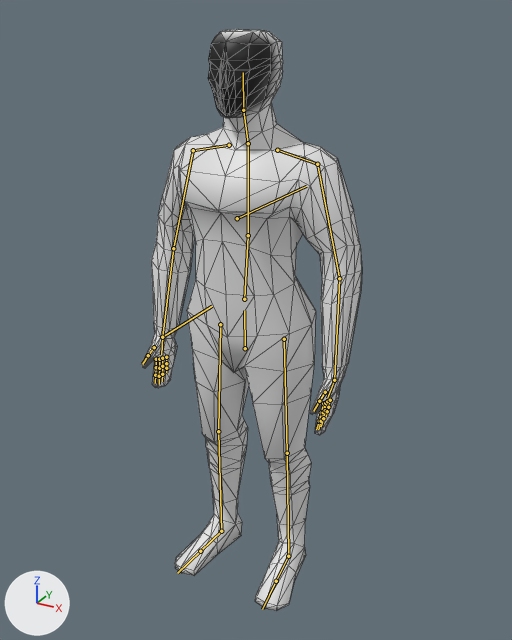
Two versions of the glTF model characters/humanoid_basemesh.glb, one commit apart.
Before and after are seen from a camera (50 mm lens) standing at (1.008, -1.761, 1.85) and looking at (0.05, -0.02, 0.979). Lighting does not change. The marker at lower left points along +X, +Y and +Z. The first picture is the older version. The bones that change, and the others that lie on the model, are drawn over the model as lines. Mesh edges are drawn as thin lines.

The first picture shows 'Basemesh', 'Headmesh'.
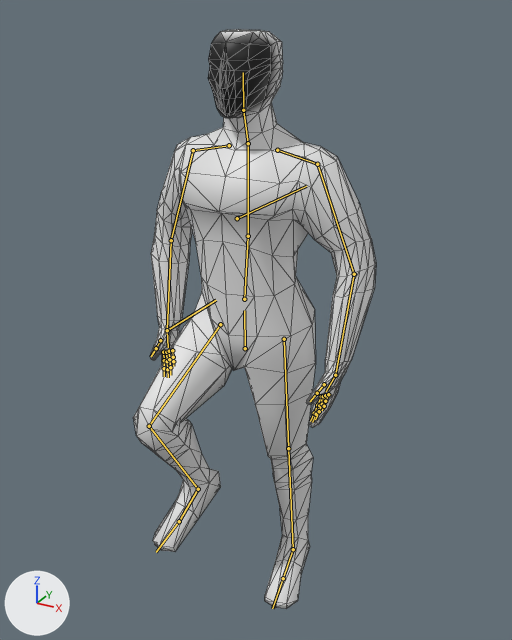
The newer file adds an action. The first version stands in its rest pose; the second is drawn at frame 38 of the action 'walk_forward'.

The change in detail:
Bone 'Arm_Upper.L' (bone_arm_upper_l) turns from (0, 0, 0) to (-5, 4, 6) degrees about its own x, y and z.
Bone 'Arm_Lower.L' (bone_arm_lower_l) turns from (0, 0, 0) to (10, 1, -11) degrees about its own x, y and z.
Bone 'Arm_Upper.R' (bone_arm_upper_r) turns from (0, 0, 0) to (-6, -5, -6) degrees about its own x, y and z.
Bone 'Arm_Lower.R' (bone_arm_lower_r) turns from (0, 0, 0) to (10, -1, 12) degrees about its own x, y and z.
Bone 'Leg_Upper.L' (bone_leg_upper_l) turns from (0, 0, 0) to (3, -3, 1) degrees about its own x, y and z.
Bone 'Leg_Lower.L' (bone_leg_lower_l) turns from (0, 0, 0) to (-2, 1, -2) degrees about its own x, y and z.
Bone 'Foot.L' (bone_foot_l) turns from (0, 0, 0) to (7, 1, -1) degrees about its own x, y and z.
Bone 'Leg_Upper.R' (bone_leg_upper_r) turns from (0, 0, 0) to (-62, 4, 2) degrees about its own x, y and z.
Bone 'Leg_Lower.R' (bone_leg_lower_r) turns from (0, 0, 0) to (92, 2, -5) degrees about its own x, y and z.
Bone 'Toes.R' (bone_toes_r) turns from (0, 0, 0) to (-12, 2, -1) degrees about its own x, y and z.

Boxes (x1, y1, x2, y2) around the edits, measured in the pictures (512 x 640 px):
'Basemesh', posed (10% wider)
    before: (141, 102, 362, 611)
    after: (133, 102, 376, 609)
bone 'Arm_Upper.L', root to tip
    before: (317, 164) to (339, 278)
    after: (317, 164) to (354, 274)
bone 'Arm_Lower.L', root to tip
    before: (339, 278) to (334, 380)
    after: (354, 274) to (335, 375)
bone 'Arm_Upper.R', root to tip
    before: (193, 150) to (173, 248)
    after: (193, 150) to (171, 240)
bone 'Arm_Lower.R', root to tip
    before: (173, 248) to (162, 337)
    after: (171, 240) to (167, 330)
bone 'Leg_Upper.L', root to tip
    before: (284, 339) to (287, 453)
    after: (284, 339) to (288, 448)
bone 'Leg_Lower.L', root to tip
    before: (287, 453) to (288, 556)
    after: (288, 448) to (293, 549)
bone 'Foot.L', root to tip
    before: (288, 556) to (276, 581)
    after: (293, 549) to (283, 578)
bone 'Leg_Upper.R', root to tip
    before: (220, 324) to (218, 431)
    after: (220, 324) to (149, 426)
bone 'Leg_Lower.R', root to tip
    before: (218, 431) to (221, 531)
    after: (149, 426) to (198, 489)
bone 'Toes.R', root to tip
    before: (200, 551) to (177, 573)
    after: (179, 521) to (156, 552)
